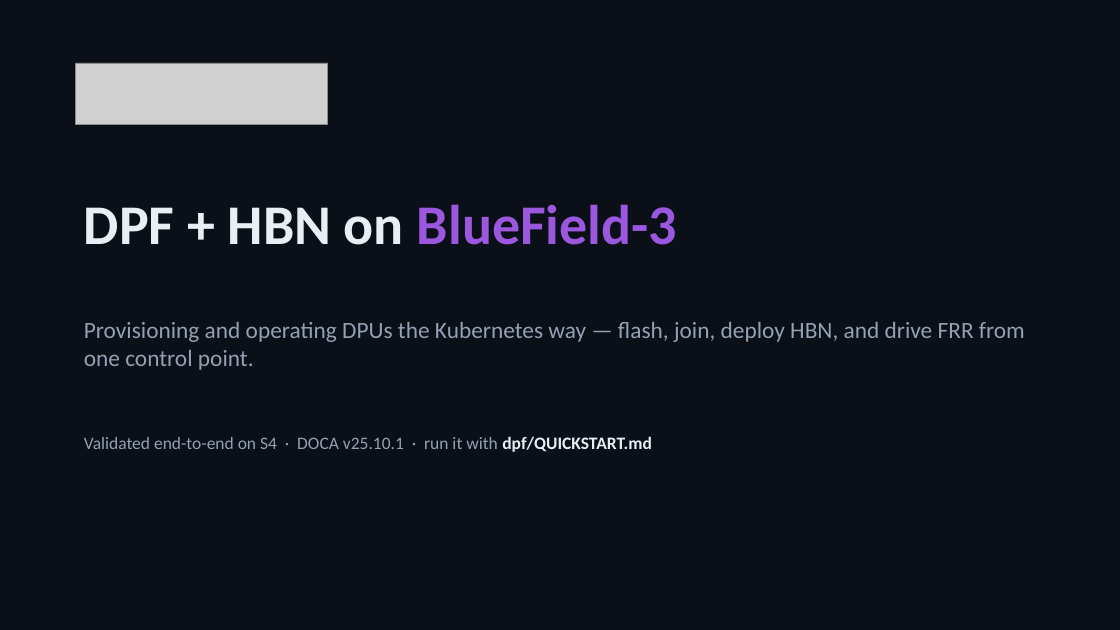
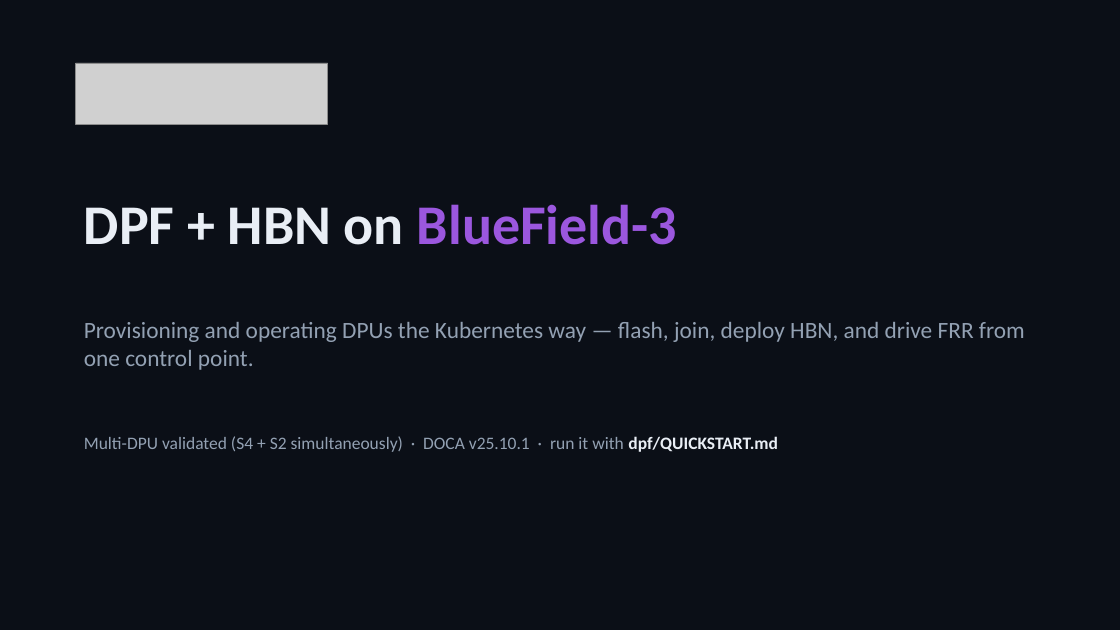
Before and after one commit to AvizNetworks/dno_poc, a slide deck: slide 1 of hbn_latest/dpf/docs/dpf-hbn-deck-aviz.pptx. Drawn at 1120x630 pixels with LibreOffice and Linux fonts; fonts in the diff are those of the drawing; grey boxes stand for pictures. Boxes give left, top, right and bottom in pixels: in the first picture for what was removed or moved away, otherwise in the second. Text is boxed around its words. In the diff, an @@ line names an element or a change of style, - is before the commit and + after.

```diff
--- a/hbn_latest/dpf/docs/dpf-hbn-deck-aviz.pptx
+++ b/hbn_latest/dpf/docs/dpf-hbn-deck-aviz.pptx
@@ text at (84,436,778,452): text changed @@
-Validated end-to-end on S4 · DOCA v25.10.1 · run it with dpf/QUICKSTART.md
+Multi-DPU validated (S4 + S2 simultaneously) · DOCA v25.10.1 · run it with dpf/QUICKSTART.md
```
Also in this commit, not shown: 4 other slides changed, 4 other files.
